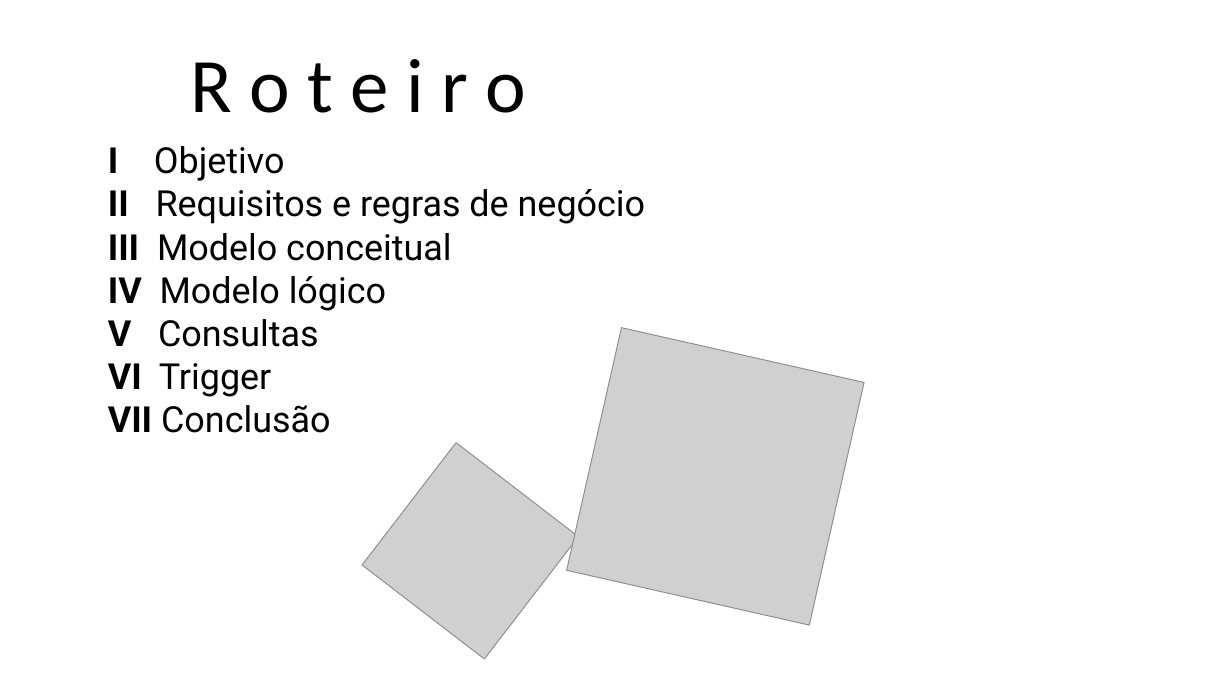
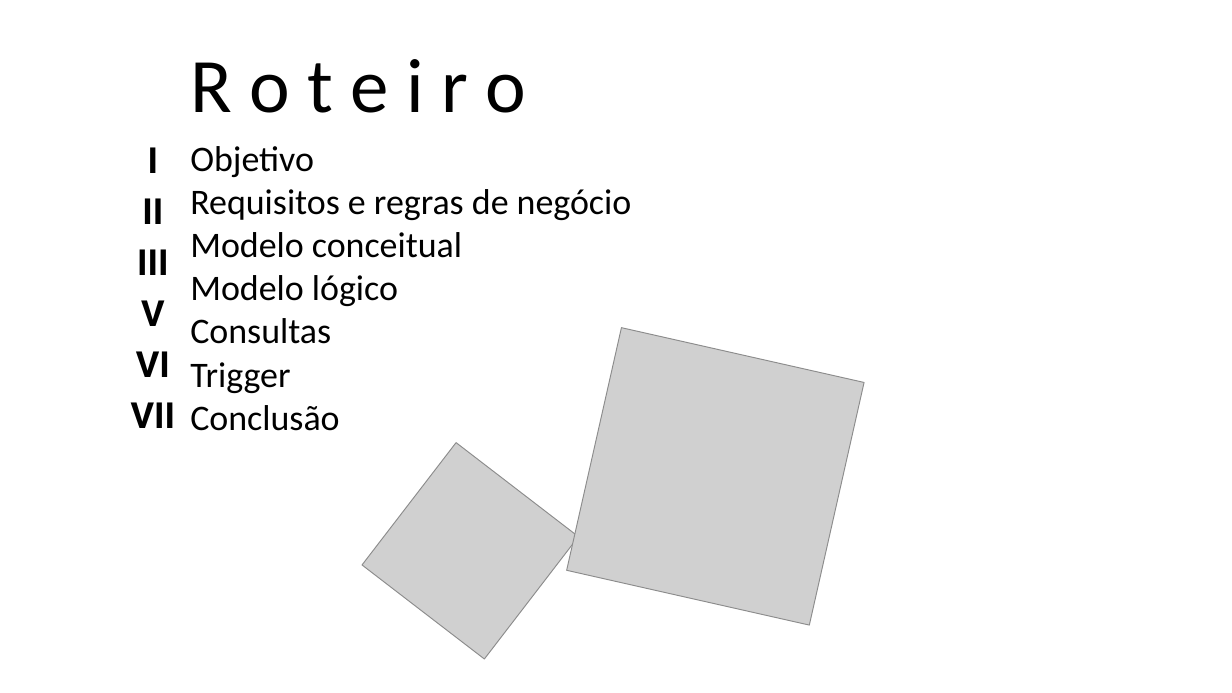
Before and after one commit to daniellygj/Fatec, a slide deck: slide 4 of 3º Semestre/Programação em Banco de Dados/Projeto/Apresentação.pptx. Drawn at 1232x693 pixels with LibreOffice and Linux fonts; fonts in the diff are those of the drawing; grey boxes stand for pictures; background and template pictures are left out. Boxes give left, top, right and bottom in pixels: in the first picture for what was removed or moved away, otherwise in the second. Text is boxed around its words. In the diff, an @@ line names an element or a change of style, - is before the commit and + after.

Commit message:
att slide

```diff
--- a/3º Semestre/Programação em Banco de Dados/Projeto/Apresentação.pptx
+++ b/3º Semestre/Programação em Banco de Dados/Projeto/Apresentação.pptx
@@ text added at bbox=[131, 147, 175, 428], 28 pt, text #000000, bold @@
+I
+II
+III
+V
+VI
+VII
@@ text at bbox=[190, 146, 632, 431]: text changed; font Roboto to Calibri @@
-I Objetivo
-II Requisitos e regras de negócio
-III Modelo conceitual
-IV Modelo lógico
-V Consultas
-VI Trigger
-VII Conclusão
+Objetivo
+Requisitos e regras de negócio
+Modelo conceitual
+Modelo lógico
+Consultas
+Trigger
+Conclusão
```
Also in this commit, not shown: 14 other slides changed, 5 slides added, 4 slides removed.
